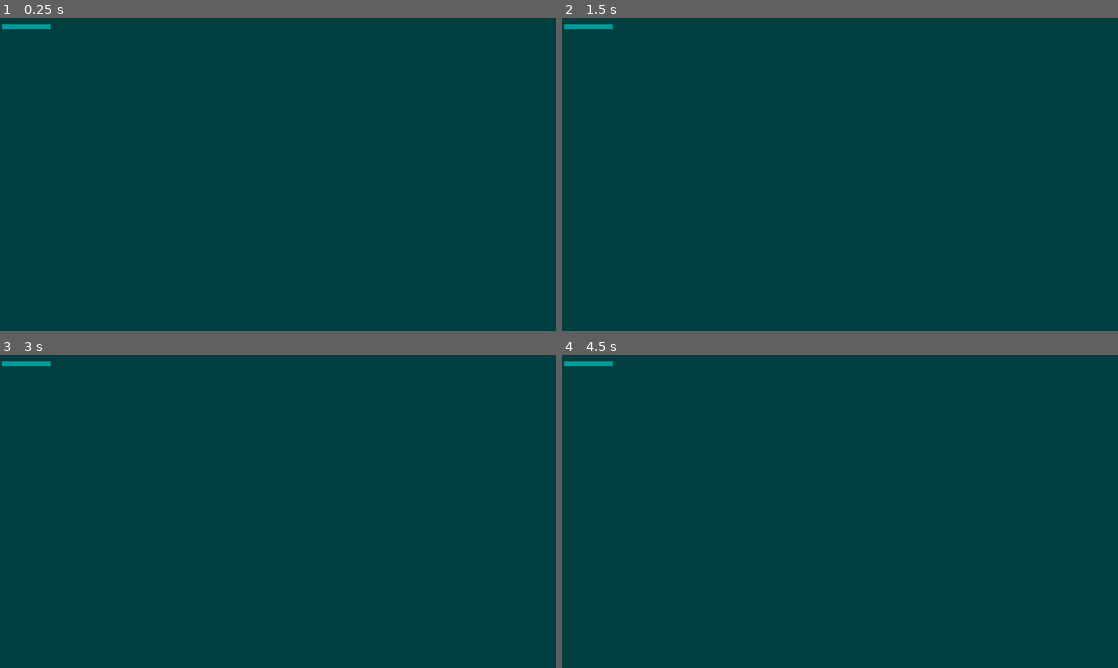
Above: before the commit, frames 1-4 (two rows, left to right).
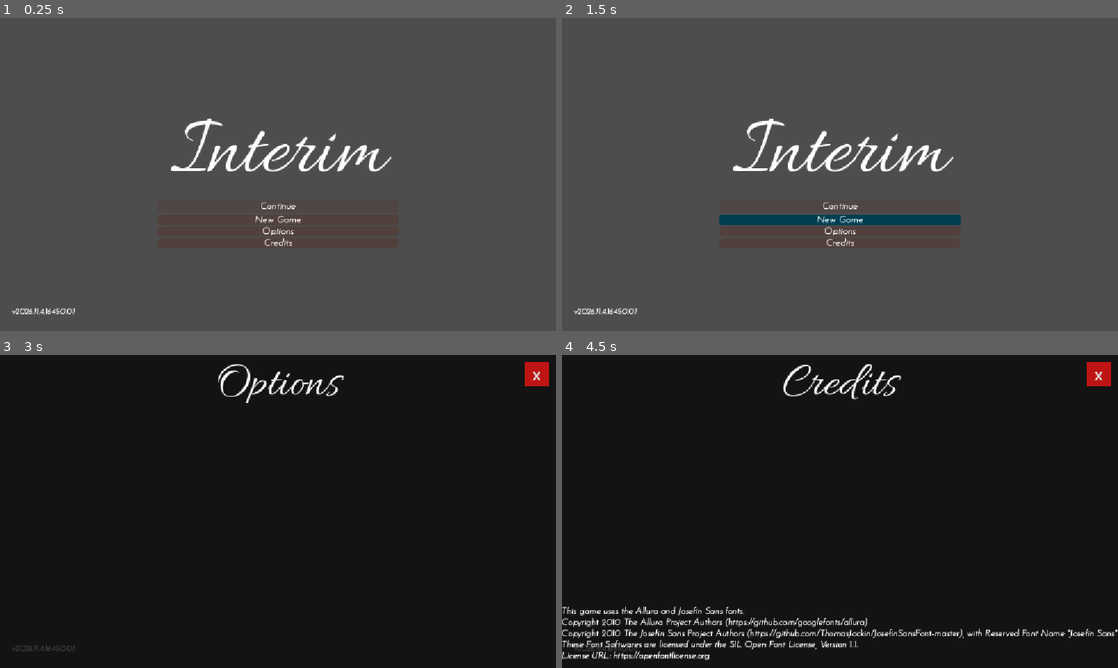
Above: after the commit, the same moments.

Repository: CyberSugarStudios/GitHub-Game-Off-2026
Game: Godot game, scene res://scenes/ui/title_screen.tscn
Same seed, same stepped clock (60 frames per second), same inputs: the game is played once before the commit and once after it. Before the commit the project starts from res://scenes/main.tscn.
Inputs (mouse positions are in pixels of both pictures, inside the frame that each line leads up to):
- Up to frame 1 (0.25 s): no input
- Up to frame 2 (1.5 s): click (840, 221) at 0.5 s, where only the run after the commit has a clickable "New Game"; click (840, 221) at 1.25 s, where only the run after the commit has a clickable "New Game"
- Up to frame 3 (3 s): click (278, 558) at 2 s, where only the run after the commit has a clickable "New Game"; click (278, 567) at 2.75 s, where only the run after the commit has a clickable "Options"
- Up to frame 4 (4.5 s): click (1101, 373) at 3.5 s, where only the run after the commit has a clickable "x"; click (840, 580) at 4.25 s, where only the run after the commit has a clickable "Credits"

The runs differ from the first frame. In frame 1, 100% of the frame differs, in the area x 0-100%, y 0-100%; in frame 2, 99%; in frame 3, 100%; in frame 4, 100%.

Commit message:
Add struggle and pause input actions
Shift key to struggle plan failed when challenged by Sticky Keys on windows while playing in browser.

Diff:
--- a/ghgo2026/project.godot
+++ b/ghgo2026/project.godot
@@ -12,7 +12,7 @@
 
 config/name="Interim"
 config/version="2026.11.4.1645.0.0.1"
-run/main_scene="uid://mkfk5y7y41xb"
+run/main_scene="uid://t7qmmk1hf22j"
 config/features=PackedStringArray("4.7", "GL Compatibility")
 
 [display]
@@ -57,6 +57,18 @@
 , Object(InputEventKey,"resource_local_to_scene":false,"resource_name":"","device":-1,"window_id":0,"alt_pressed":false …(183 unchanged characters)…
 ]
 }
+struggle={
+"deadzone": 0.2,
+"events": [Object(InputEventKey,"resource_local_to_scene":false,"resource_name":"","device":-1,"window_id":0,"alt_pressed":false,"shift_pressed":false,"ctrl_pressed":false,"meta_pressed":false,"pressed":false,"keycode":0,"physical_keycode":32,"key_label":0,"unicode":32,"location":0,"echo":false,"script":null)
+, Object(InputEventKey,"resource_local_to_scene":false,"resource_name":"","device":-1,"window_id":0,"alt_pressed":false,"shift_pressed":false,"ctrl_pressed":false,"meta_pressed":false,"pressed":false,"keycode":0,"physical_keycode":69,"key_label":0,"unicode":101,"location":0,"echo":false,"script":null)
+]
+}
+pause={
+"deadzone": 0.2,
+"events": [Object(InputEventKey,"resource_local_to_scene":false,"resource_name":"","device":-1,"window_id":0,"alt_pressed":false,"shift_pressed":false,"ctrl_pressed":false,"meta_pressed":false,"pressed":false,"keycode":0,"physical_keycode":4194305,"key_label":0,"unicode":0,"location":0,"echo":false,"script":null)
+, Object(InputEventKey,"resource_local_to_scene":false,"resource_name":"","device":-1,"window_id":0,"alt_pressed":false,"shift_pressed":false,"ctrl_pressed":false,"meta_pressed":false,"pressed":false,"keycode":0,"physical_keycode":80,"key_label":0,"unicode":112,"location":0,"echo":false,"script":null)
+]
+}
 
 [physics]
 
--- a/ghgo2026/scripts/character_controller.gd
+++ b/ghgo2026/scripts/character_controller.gd
@@ -1,4 +1,9 @@
 extends CharacterBody3D
 
-#WASD to move the character, first-person look at mouse cursor, SHIFT key to escape monster grasp,
-#E/F key to interact with items, SHIFT key to enter the ASTRAL plane
+# Controls:
+#   WASD      - move
+#   Mouse     - look
+#   E / F     - interact
+#   Shift     - toggle astral plane (tap, never mash: Windows Sticky Keys)
+#   Space     - struggle out of the monster's grasp (mash)
+#   Esc / P   - pause (browsers eat Esc, so P is required)
